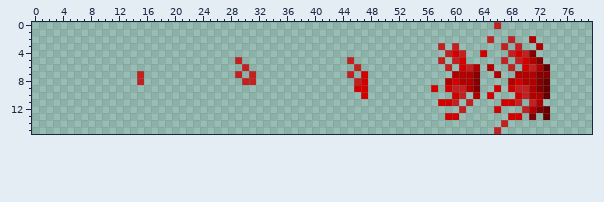
Two versions of one sprite sheet, Assets/Sprites/Character/blood_animation.png. The picture above was drawn from the file before the commit.
The file is 80x16 pixels. The old version is drawn lined up with the new one.
The result:
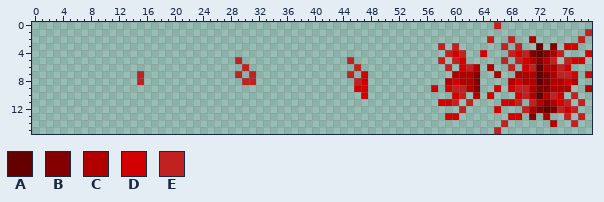
Palette (. is transparent): A #650000  B #840000  C #b00000  D #d30000  E #c12121
The edit:
drawings rearranged on the sheet (the old picture shows each at its new place)
y 1: x 79 . -> E
y 2: x 78 . -> E
y 3: x 72 C -> A; x 74 . -> B; x 76..77 .. -> DD
y 4: x 72..75 .... -> ABCE; x 79 . -> D
y 5: x 73..74 .. -> CE; x 76..78 ... -> EDD
y 6: x 72..76 CA... -> ACCED
y 7: x 72 B -> A; x 74..77 .... -> CEED; x 79 . -> D
y 8: x 72..77 BA.... -> ABCCDC
y 9: x 73..76 A... -> BCCC; x 79 . -> C
y 10: x 72..75 CA.. -> ACED; x 77 . -> E
y 11: x 73..76 .... -> BCDE; x 78 . -> E
y 12: x 74..77 .... -> BEDE
y 13: x 73 A -> C; x 76 . -> E; x 78 . -> E
y 14: x 74 . -> C; x 77 . -> E
Changed places in both pictures, as pixel boxes (x1, y1, x2, y2):
changed: (536, 29, 592, 127)
